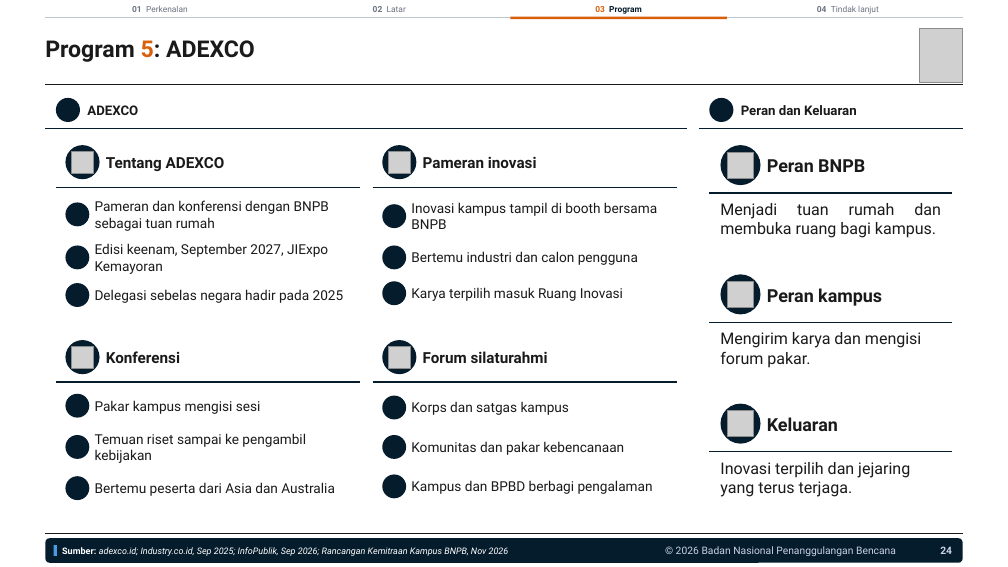
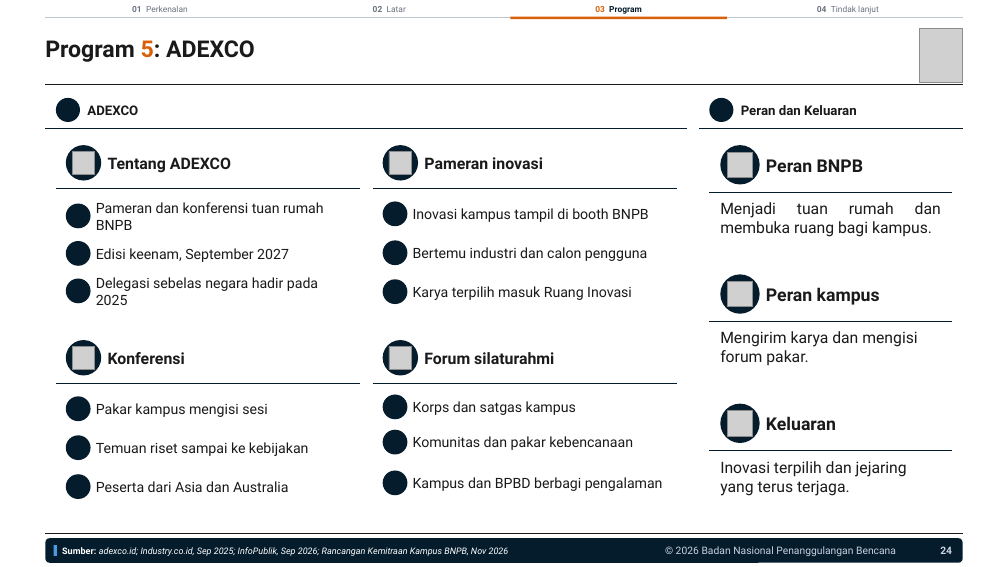
Before and after one commit to terasurbannetwork/poskokarhutla, a slide deck: slide 24 of data/kegiatan-bnpb/kunjungan-kampus/UMY/Paparan Kerja Sama BNPB dengan UMY 041126.pptx. Drawn at 1008x567 pixels with LibreOffice and Linux fonts; fonts in the diff are those of the drawing; grey boxes stand for pictures; background and template pictures are left out. Boxes give left, top, right and bottom in pixels: in the first picture for what was removed or moved away, otherwise in the second. Text is boxed around its words. In the diff, an @@ line names an element or a change of style, - is before the commit and + after.

```diff
--- a/data/kegiatan-bnpb/kunjungan-kampus/UMY/Paparan Kerja Sama BNPB dengan UMY 041126.pptx
+++ b/data/kegiatan-bnpb/kunjungan-kampus/UMY/Paparan Kerja Sama BNPB dengan UMY 041126.pptx
@@ text at (96, 202, 323, 230): text changed; size 13 to 13.5 pt @@
-Pameran dan konferensi dengan BNPB sebagai tuan rumah
+Pameran dan konferensi tuan rumah BNPB
@@ text at (413, 208, 649, 222): text changed; size 13 to 13.5 pt @@
-Inovasi kampus tampil di booth bersama BNPB
+Inovasi kampus tampil di booth BNPB
@@ text at (96, 248, 289, 262): text changed; size 13 to 13.5 pt @@
-Edisi keenam, September 2027, JIExpo Kemayoran
+Edisi keenam, September 2027
@@ text "Delegasi sebelas negara hadir pada ...": place and size @@
-text "Delegasi sebelas negara hadir pada ..." at (95, 289, 344, 303)
+text "Delegasi sebelas negara hadir pada ..." at (96, 277, 318, 305)
@@ size 17.1 to 16.8 pt in 3 elements at (766, 416, 836, 430), (766, 159, 863, 172), (766, 287, 880, 305) @@
@@ size 14.6 to 15.1 pt in 4 elements at (108, 157, 231, 173), (424, 157, 543, 169), (108, 352, 185, 364), (424, 352, 554, 364) @@
@@ text at (96, 442, 309, 456): text changed; size 13 to 13.5 pt @@
-Temuan riset sampai ke pengambil kebijakan
+Temuan riset sampai ke kebijakan
@@ 5 ellipses: place and size @@
-5 ellipses at (66, 246, 407, 499)
+5 ellipses at (66, 240, 408, 495)
@@ size 13 to 13.5 pt in 7 elements at (413, 401, 576, 415), (413, 286, 632, 300), (96, 403, 267, 417), (413, 247, 647, 261), (413, 436, 633, 450), (96, 277, 318, 305), (413, 477, 663, 491) @@
@@ size 15.2 to 15 pt in 3 elements at (720, 331, 917, 365), (720, 202, 941, 237), (720, 461, 907, 496) @@
@@ text at (96, 481, 289, 492): text changed; size 13 to 13.5 pt @@
-Bertemu peserta dari Asia dan Australia
+Peserta dari Asia dan Australia
```
Also in this commit, not shown: 14 other slides changed, 1 slide added, 1 slide removed, 10 other files.
